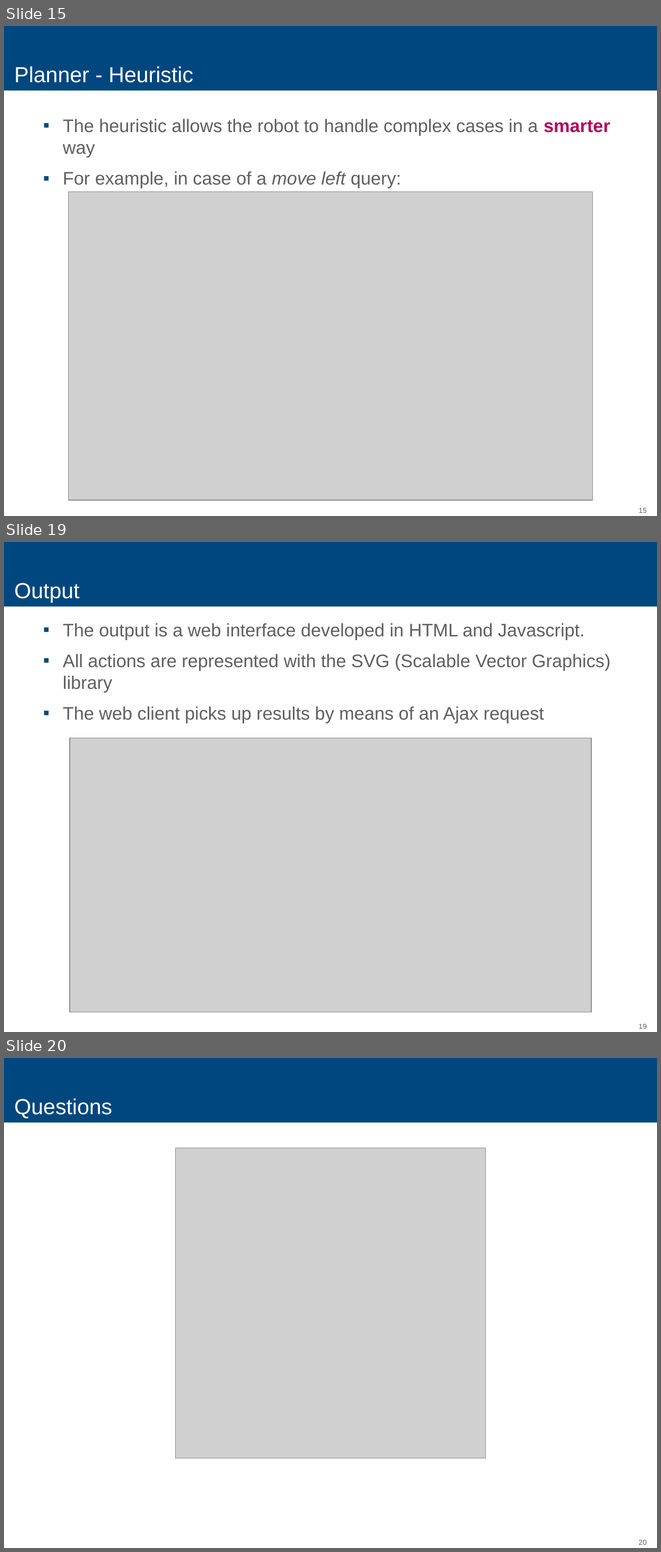
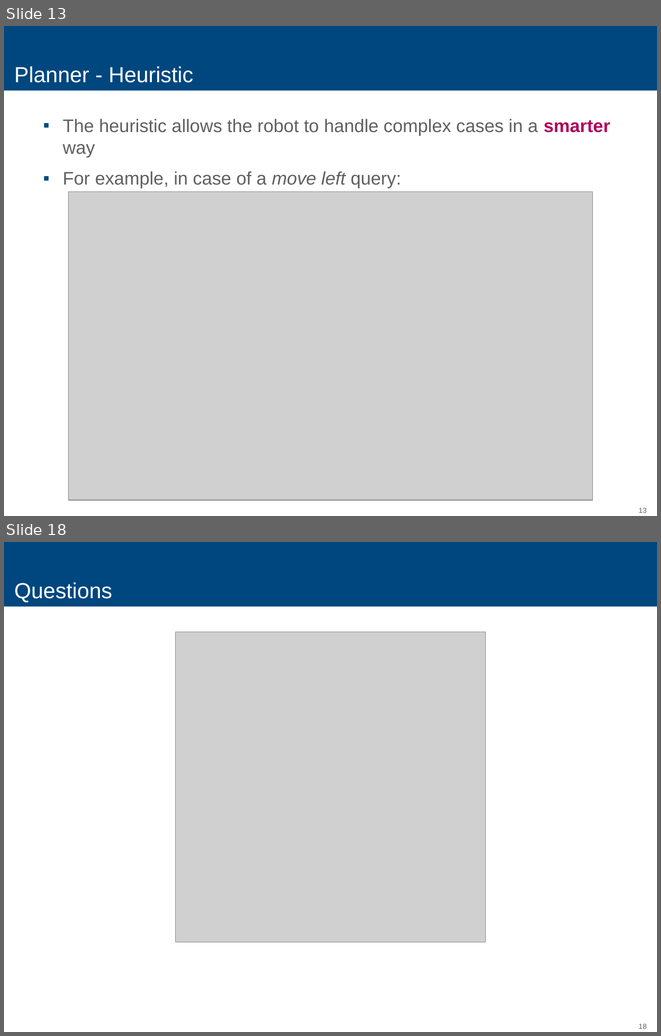
Before and after one commit to Medulli/shrdlite-chalmers, a slide deck: Report/AI.pptx. Shown one above the other, each under a label of ours: slides 15, 19 and 20 before the commit, slides 13 and 18 after it; the slides between them are not shown. The pictures are 661x1552 and 661x1036 pixels, drawn with LibreOffice and Linux fonts; fonts in the diff are those of the drawing; grey boxes stand for pictures. Boxes give left, top, right and bottom in pixels: in the first picture for what was removed or moved away, otherwise in the second. Text is boxed around its words. In the diff, an @@ line names an element or a change of style, - is before the commit and + after.

```diff
--- a/Report/AI.pptx
+++ b/Report/AI.pptx
@@ slide 19 removed at box(4, 542, 657, 1032), background #FFFFFF; not listed: 2 template elements that a slide beside it also shows @@
@@ title removed at box(14, 583, 79, 603) @@
-Output
@@ text removed at box(63, 623, 610, 723) @@
-▪ The output is a web interface developed in HTML and Javascript.
-▪ All actions are represented with the SVG (Scalable Vector Graphics) library
-▪ The web client picks up results by means of an Ajax request
@@ picture removed at box(70, 738, 592, 1012) @@
@@ what was slide 15 is now slide 13 @@
@@ page number at box(638, 507, 646, 513): text changed @@
-15
+13
@@ what was slide 20 is now slide 18 @@
@@ page number at box(638, 1023, 646, 1029): text changed @@
-20
+18
```
Also in this commit, not shown: 11 slides changed, 1 slide added, 2 other slides removed.
